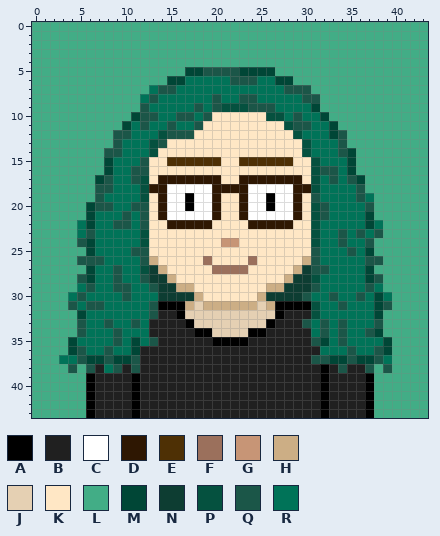
Two versions of one pixel-art sprite, source/brian.png. That is the earlier state.
Rulers count pixels.
Palette (. is transparent): A #000000  B #202020  C #ffffff  D #2e1702  E #4e3005  F #9b705c  G #c79576  H #ccae85  J #e5d0b3  K #ffe7c5  L #42ad86  M #004636  N #0d3d32  P #05513f  Q #1b5648  R #007358
Once edited:
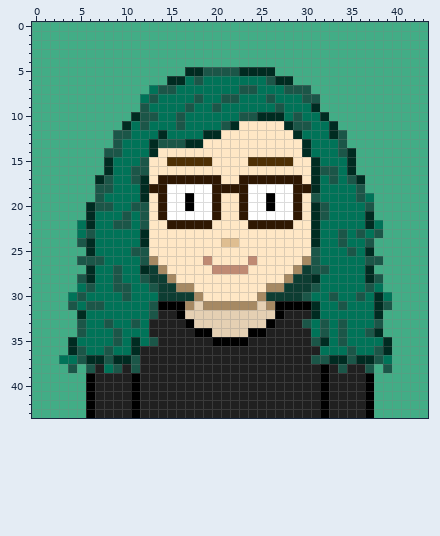
What changed:
file 352x352 -> 440x440 pixels (blocks of 8x8 -> 10x10; one block is one cell here)
colour F: #9b705c -> #bf8a73
colour G: #c79576 -> #dfbe91
colour H: #ccae85 -> #a68963
colour M: #004636 -> #002b21
Changed rows in their new state; - is a pixel that keeps its letter.
first column x 12:
 6 ------Q---RRR-Q-----
 7 -----------QQ-------
 8 ------Q-RQQRR-Q-----
 9 -----QR--RRRRRRQ----
10 -----R-RRRRQQMMM----
11 ---RQ-RRRQM-----M---
12 --MRRRRMM--------M--
13 -M-QQMM-----------M-
14 -M----------------M-
15 --------K--K-------M
16 -------------------M
17 M------------------M
18 M------------------M
19 M-------------------
20 -------------------M
21 -------------------M
22 -------------------M
23 M------------------M
24 M------------------M
27 M-------------------
28 -------------------M
31 -------------------M
32 -------------------M
